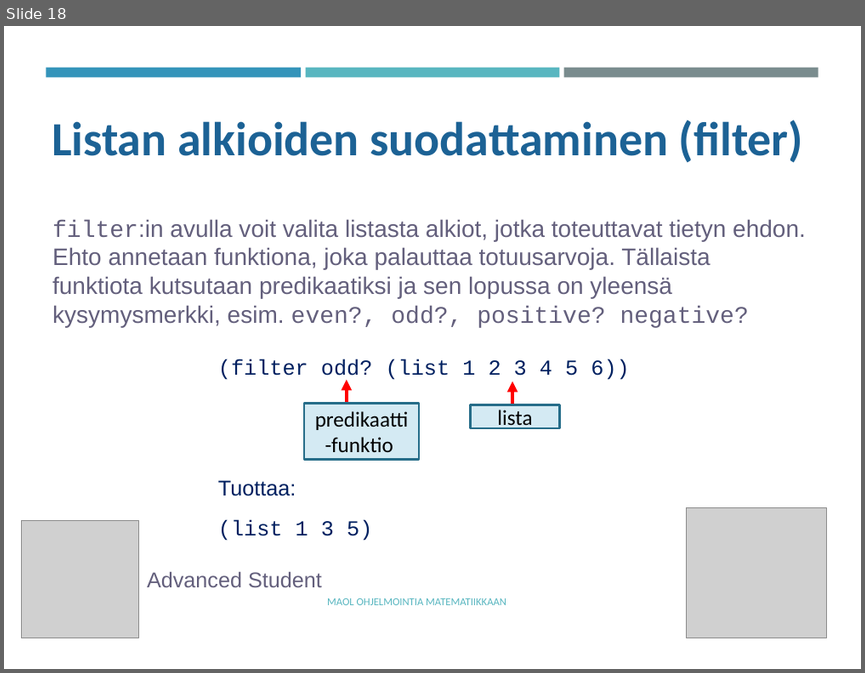
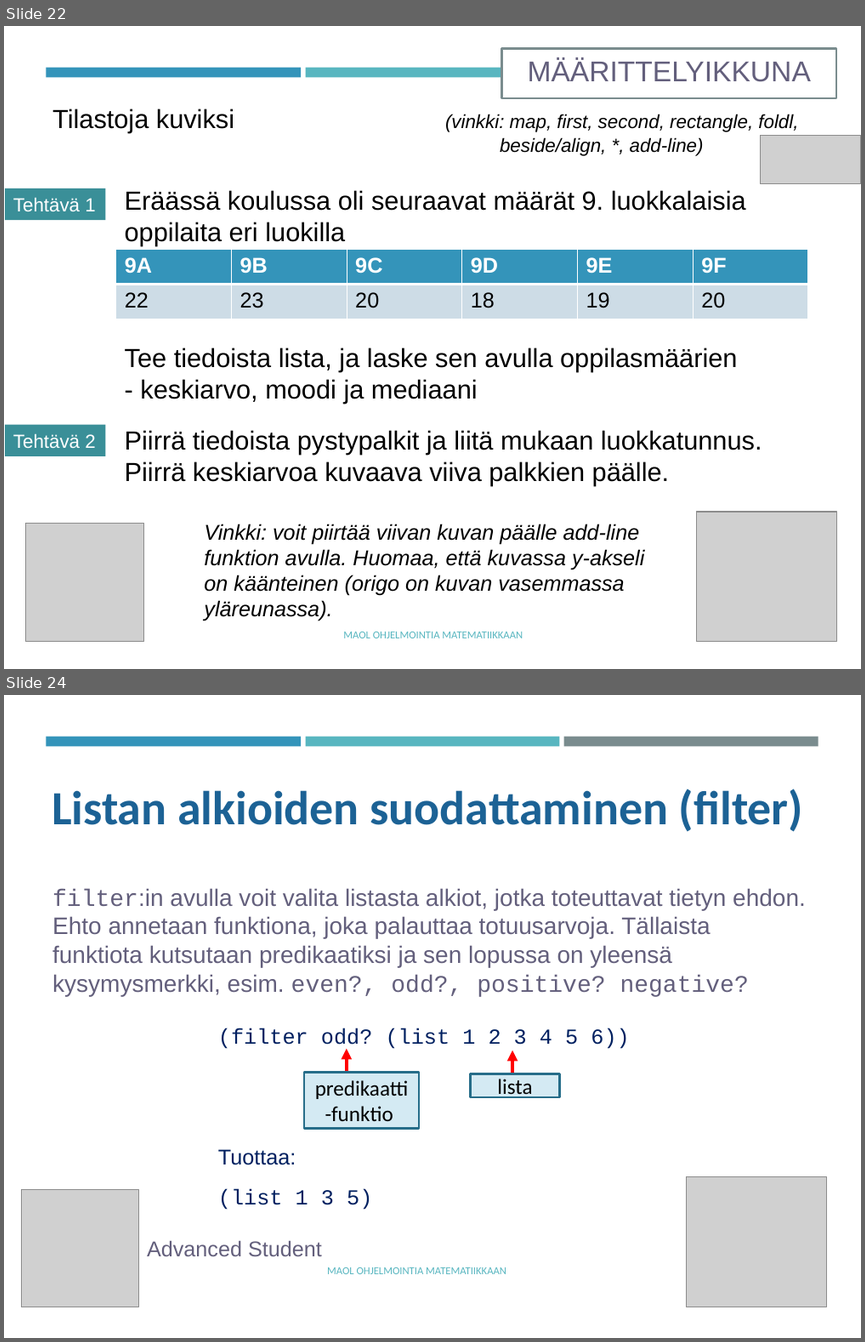
Before and after one commit to tyynetyyne/tyynetyyne.github.io, a slide deck: tehtavat/tiedostot/maol/power_point/Racket-MAOL-9-listat.pptx. Shown one above the other, each under a label of ours: slide 18 before the commit, slides 22 and 24 after it; the slides between them are not shown. The pictures are 865x673 and 865x1342 pixels, drawn with LibreOffice and Linux fonts; fonts in the diff are those of the drawing; grey boxes stand for pictures. Boxes give left, top, right and bottom in pixels: in the first picture for what was removed or moved away, otherwise in the second. Text is boxed around its words. In the diff, an @@ line names an element or a change of style, - is before the commit and + after.

```diff
--- a/tehtavat/tiedostot/maol/power_point/Racket-MAOL-9-listat.pptx
+++ b/tehtavat/tiedostot/maol/power_point/Racket-MAOL-9-listat.pptx
@@ slide 22 added at (4,26,861,669), background #FFFFFF; not listed: 2 template elements that a slide beside it also shows @@
@@ rectangle added at (502,48,836,98), fill #FFFFFF, outline #7A8C8E 1.75 pt, 24 pt, text #635F7C @@
+MÄÄRITTELYIKKUNA
@@ text added at (52,108,798,156), 16 pt, text #000000, italic @@
+Tilastoja kuviksi (vinkki: map, first, second, rectangle, foldl,
+beside/align, *, add-line)
@@ picture added at (760,135,861,182) @@
@@ rectangle added at (5,188,105,220), fill #3A8F98, 16 pt, text #FFFFFF @@
+Tehtävä 1
@@ text added at (125,190,746,403), 22 pt, text #000000 @@
+Eräässä koulussa oli seuraavat määrät 9. luokkalaisia oppilaita eri luokilla
+Tee tiedoista lista, ja laske sen avulla oppilasmäärien
+- keskiarvo, moodi ja mediaani
@@ table added at (116,249,811,318), 2 rows, 6 columns @@
+9A | 9B | 9C | 9D | 9E | 9F
+22 | 23 | 20 | 18 | 19 | 20
@@ rectangle added at (5,425,105,456), fill #3A8F98, 16 pt, text #FFFFFF @@
+Tehtävä 2
@@ text added at (125,430,762,486), 22 pt, text #000000 @@
+Piirrä tiedoista pystypalkit ja liitä mukaan luokkatunnus. Piirrä keskiarvoa kuvaava viiva palkkien päälle.
@@ picture added at (26,523,143,641) @@
@@ text added at (204,523,644,621), 18 pt, text #000000, italic @@
+Vinkki: voit piirtää viivan kuvan päälle add-line funktion avulla. Huomaa, että kuvassa y-akseli on käänteinen (origo on kuvan vasemmassa yläreunassa).
@@ picture added at (696,512,837,641) @@
@@ text added at (343,631,522,638), 9 pt, text #58B6C0 @@
+MAOL OHJELMOINTIA MATEMATIIKKAAN
@@ what was slide 18 is now slide 24 @@
```
Also in this commit, not shown: 6 slides changed, 10 other slides added, 2 slides removed, 2 other files.
